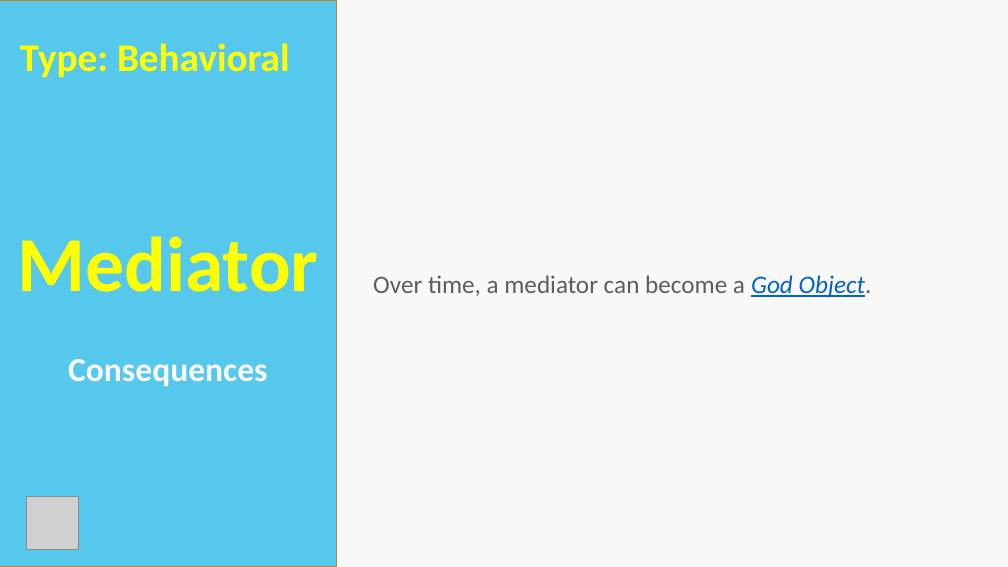
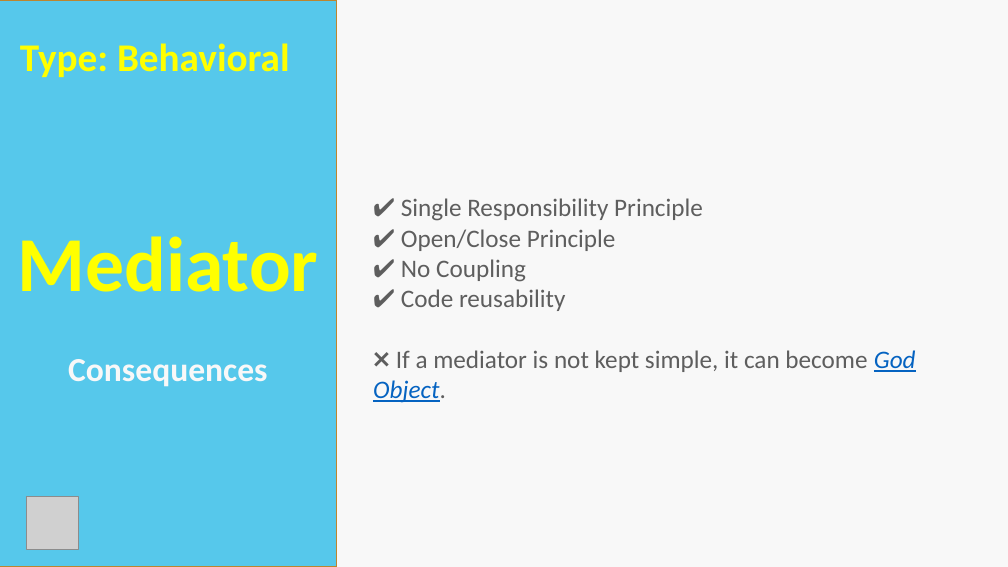
Before and after one commit to carlosjasso/nst-coe-mediator, a slide deck: slide 9 of docs/Coding CoE - Mediator.pptx. Drawn at 1008x567 pixels with LibreOffice and Linux fonts; fonts in the diff are those of the drawing; grey boxes stand for pictures. Boxes give left, top, right and bottom in pixels: in the first picture for what was removed or moved away, otherwise in the second. Text is boxed around its words. In the diff, an @@ line names an element or a change of style, - is before the commit and + after.

```diff
--- a/docs/Coding CoE - Mediator.pptx
+++ b/docs/Coding CoE - Mediator.pptx
@@ text at (x1=373, y1=198, x2=916, y2=403): text changed @@
-Over time, a mediator can become a God Object.
+✔ Single Responsibility Principle
+✔ Open/Close Principle
+✔ No Coupling
+✔ Code reusability
+❌ If a mediator is not kept simple, it can become God Object.
```
Also in this commit, not shown: 2 other slides changed, 5 other files.
